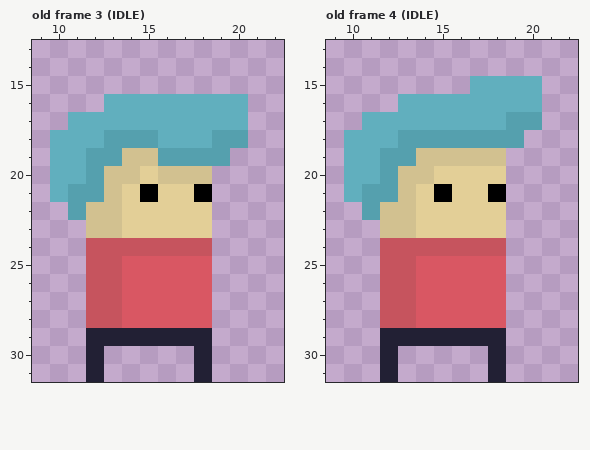
File history of a pixel-art file, Assets/Sprites/Player_XD.aseprite. Above, as it was before the edit.
32x32 pixels, 16 frames. Shown: old frame 3 (IDLE): x 9..22, y 13..31; old frame 4 (IDLE): x 9..22, y 13..31.
Once edited:
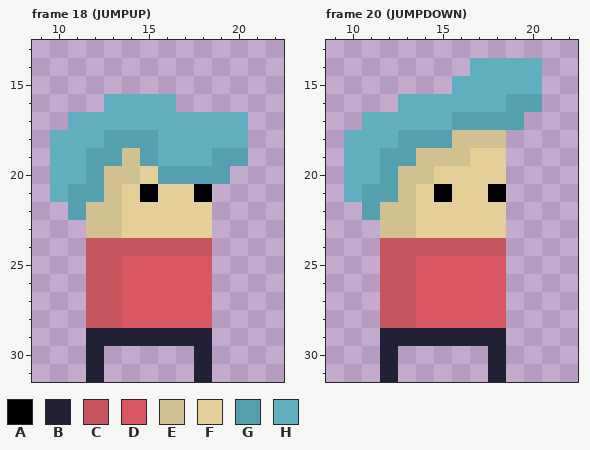
Palette (. is transparent): A #000000  B #222034  C #c6545e  D #d95763  E #d2c190  F #e3cf97  G #55a0ae  H #61afbe
A new or re-ordered frame is compared with the old frame closest to it.
Diff:
frames 16 -> 20
Frame 18 (JUMPUP) is new; against old frame 3 (IDLE):
y 16: x 17..20 HHHH -> ....
y 18: x 19..20 GG -> HH
y 19: x 15..18 EGGG -> GHHH; x 20 . -> G
y 20: x 16..19 EEE. -> GGGG
Frame 20 (JUMPDOWN) is new; against old frame 4 (IDLE):
y 14: x 17..20 .... -> HHHH
y 15: x 16 . -> H
y 16: x 19..20 HH -> GG
y 17: x 16..18 HHH -> GGG; x 20 G -> .
y 18: x 16..19 GGGG -> EEE.
y 19: x 17..18 EE -> FF
Where, in picture pixels (left, top, right, bottom), the same in both pictures:
changed: (140, 94, 248, 184)
changed: (452, 58, 542, 166)
